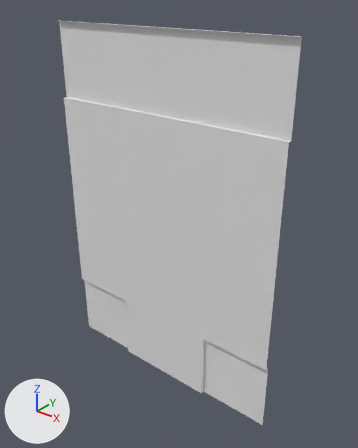
An edit to the FBX model Assets/Models/Traffic/Roads/Prop_RoadToSideRoad_T-Section.fbx, drawn before and after from the same camera.
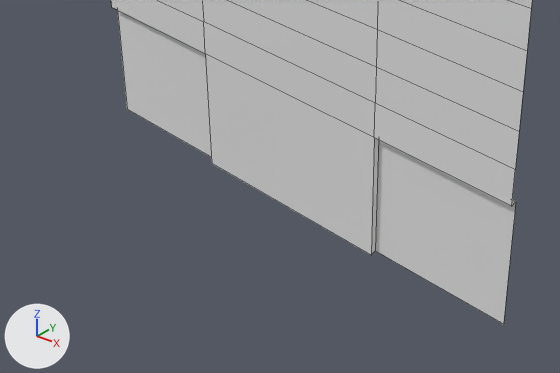
There are two pictures of each version: one whole from a 50 mm camera at (21.73, -10.54, 6.6) aimed at (14.21, -1.14, 0.77), one close up on the part from 8% to 81% of the width and 62% to 100% of the height. The axes (+X, +Y, +Z) are drawn at lower left. The lights are the same throughout. The close-ups show mesh edges as thin lines. Where no turn or scale is listed for an object, it has been applied to the vertices.

Objects in the first close-up: 'Prop_RoadToSideRoad_T-Section'.
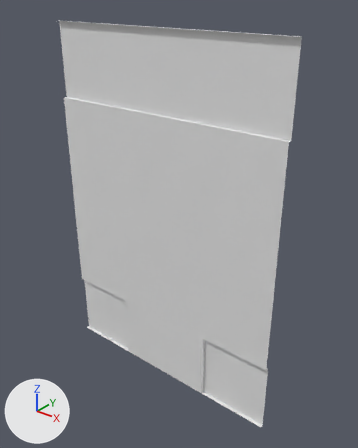
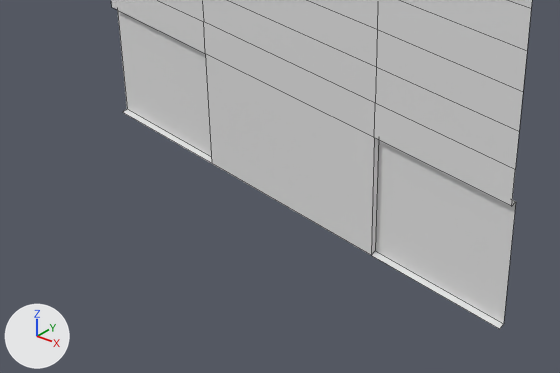
The newer file is also turned or shifted as a whole; pictures and numbers use the older file's frame.

The change, as a diff of the scene's bpy script:
```diff
--- a/Assets/Models/Traffic/Roads/Prop_RoadToSideRoad_T-Section.fbx.py
+++ b/Assets/Models/Traffic/Roads/Prop_RoadToSideRoad_T-Section.fbx.py
@@ me_mesh_roadtosideroad_t_section @@
 me_mesh_roadtosideroad_t_section.from_pydata(...)  # 70 vertices, 49 faces; spans x -7.0..0.0, y 0.0..0.1, z -5.0..5.0
 # used by ob_prop_roadtosideroad_t_section; location = (17.36, -1.51, 0.7)
 # verts and faces of me_mesh_roadtosideroad_t_section; kept vertices keep their numbers, new ones are numbered from 70
 # before: 16 (-2.0, 0.0, -5.0) at pixel (371, 255), 22 (-2.0, 0.1, -5.0) at pixel (375, 250), 24 (0.0, 0.1, -5.0) at pixel (503, 323)
 # before: 17 (-5.0, 0.0, -5.0) at pixel (211, 163), 23 (-5.0, 0.1, -5.0), 25 (-7.0, 0.1, -5.0) at pixel (127, 109)
+# me_mesh_roadtosideroad_t_section part 1
+verts[70] = (0.0, 0.0, -5.0)  # pixel (499, 328)
+faces += [(16, 22, 24, 70)]  # mat_mat_sidewalk (white #e7e7e7)
+# me_mesh_roadtosideroad_t_section part 2
+verts[71] = (-7.0, 0.0, -5.0)  # pixel (122, 112)
+faces += [(17, 71, 25, 23)]  # mat_mat_sidewalk (white #e7e7e7)
 me_mesh_roadtosideroad_t_section.materials.append(mat_mat_road)
```

Where the change shows, as pixel boxes [x1, y1, x2, y2] in the close-ups (560 x 373 px):
'Prop_RoadToSideRoad_T-Section', reshaped: before [111, 0, 532, 324]; after [111, 0, 532, 329]
part 1 of me_mesh_roadtosideroad_t_section, added: after [372, 251, 503, 329]
part 2 of me_mesh_roadtosideroad_t_section, added: after [123, 109, 212, 163]
